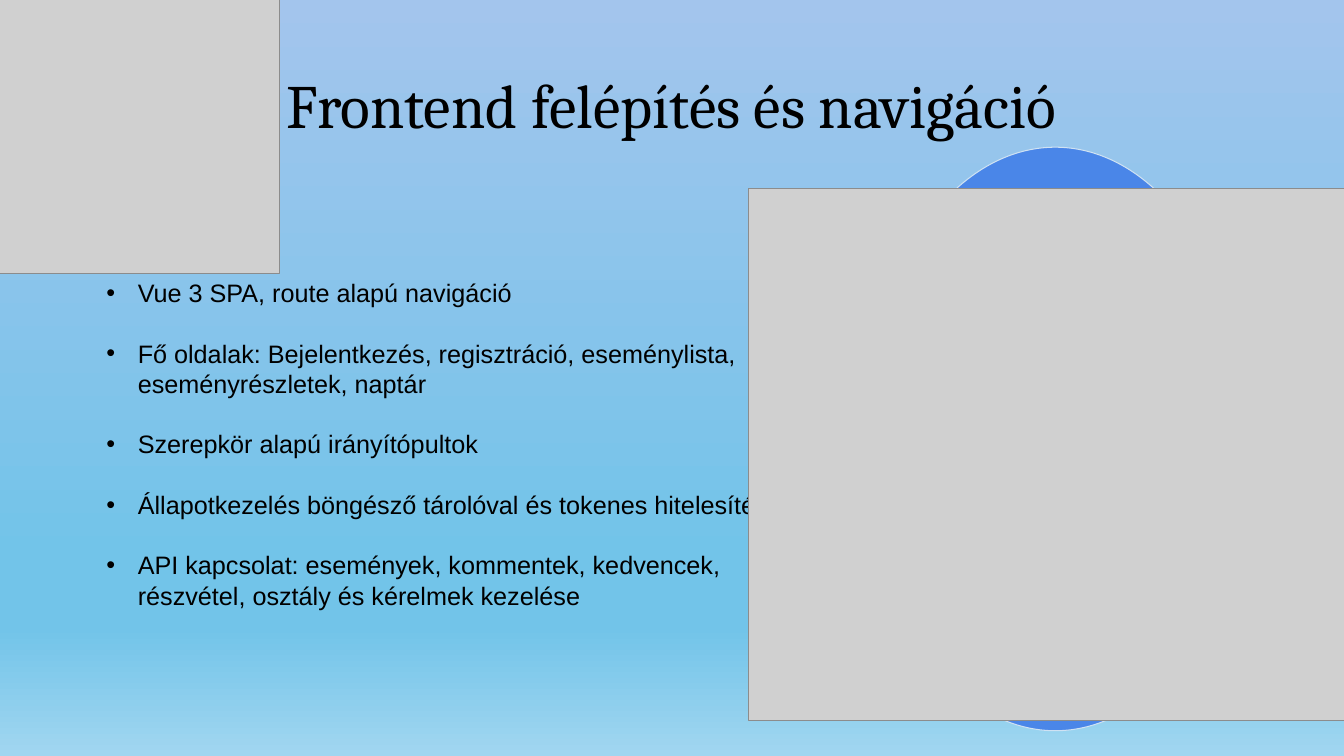
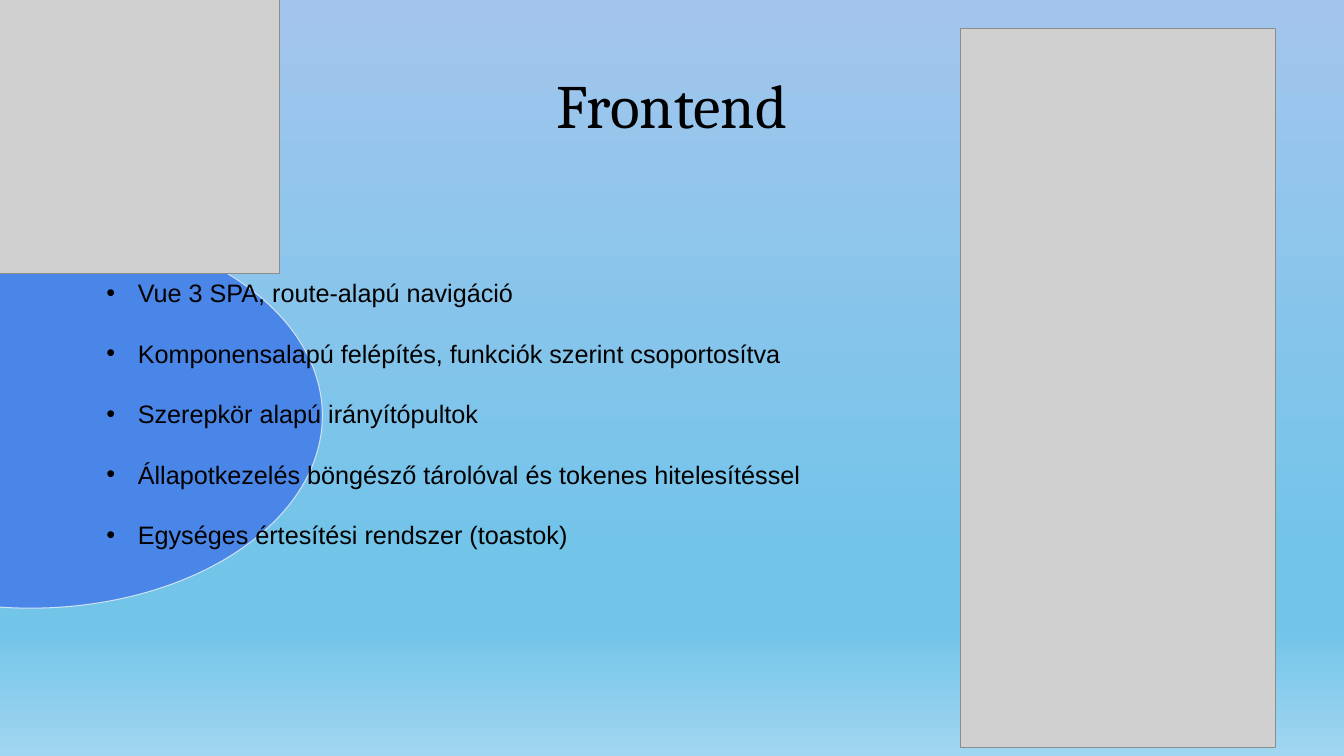
Before and after one commit to nagyls/13_S2_5_vizsgaremek, a slide deck: slide 5 of dokumentumok/Prezentáció_NagyLevedSamuel_TothTamas.pptx. Drawn at 1344x756 pixels with LibreOffice and Linux fonts; fonts in the diff are those of the drawing; grey boxes stand for pictures. Boxes give left, top, right and bottom in pixels: in the first picture for what was removed or moved away, otherwise in the second. Text is boxed around its words. In the diff, an @@ line names an element or a change of style, - is before the commit and + after.

```diff
--- a/dokumentumok/Prezentáció_NagyLevedSamuel_TothTamas.pptx
+++ b/dokumentumok/Prezentáció_NagyLevedSamuel_TothTamas.pptx
@@ picture added at (961, 29, 1275, 748) @@
@@ title at (557, 85, 788, 129): text changed @@
-Frontend felépítés és navigáció
+Frontend
@@ picture removed at (749, 189, 1344, 720) @@
@@ ellipse at (0, 223, 322, 608): rotation 0 to 90 degrees @@
@@ text at (138, 282, 780, 368): text changed @@
-• Vue 3 SPA, route alapú navigáció
-• Fő oldalak: Bejelentkezés, regisztráció, eseménylista, eseményrészletek, naptár
+• Vue 3 SPA, route-alapú navigáció
+• Komponensalapú felépítés, funkciók szerint csoportosítva
@@ text at (138, 524, 567, 550): text changed @@
-• API kapcsolat: események, kommentek, kedvencek, részvétel, osztály és kérelmek kezelése
+• Egységes értesítési rendszer (toastok)
```
Also in this commit, not shown: 4 other slides changed, 1 slide added, 1 slide removed.
